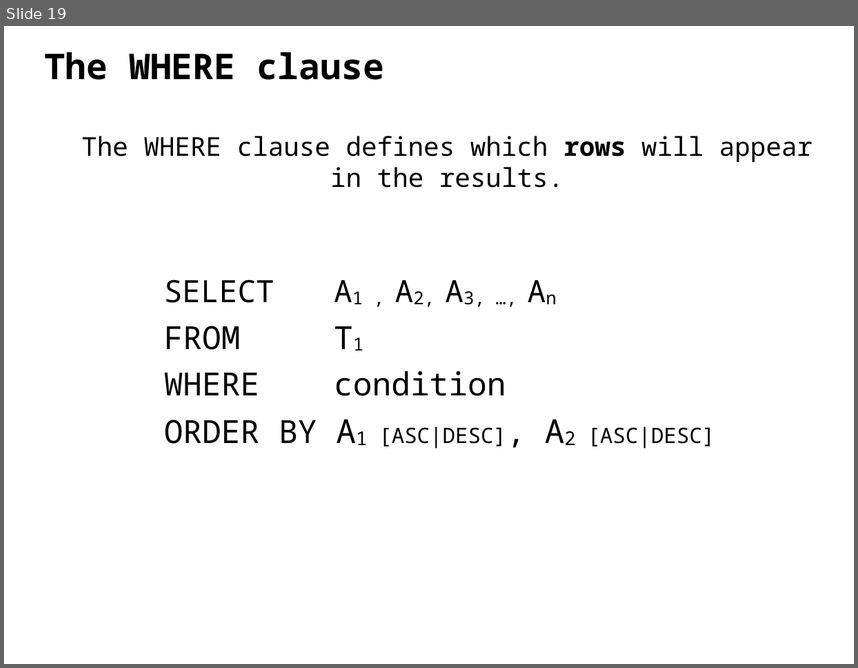
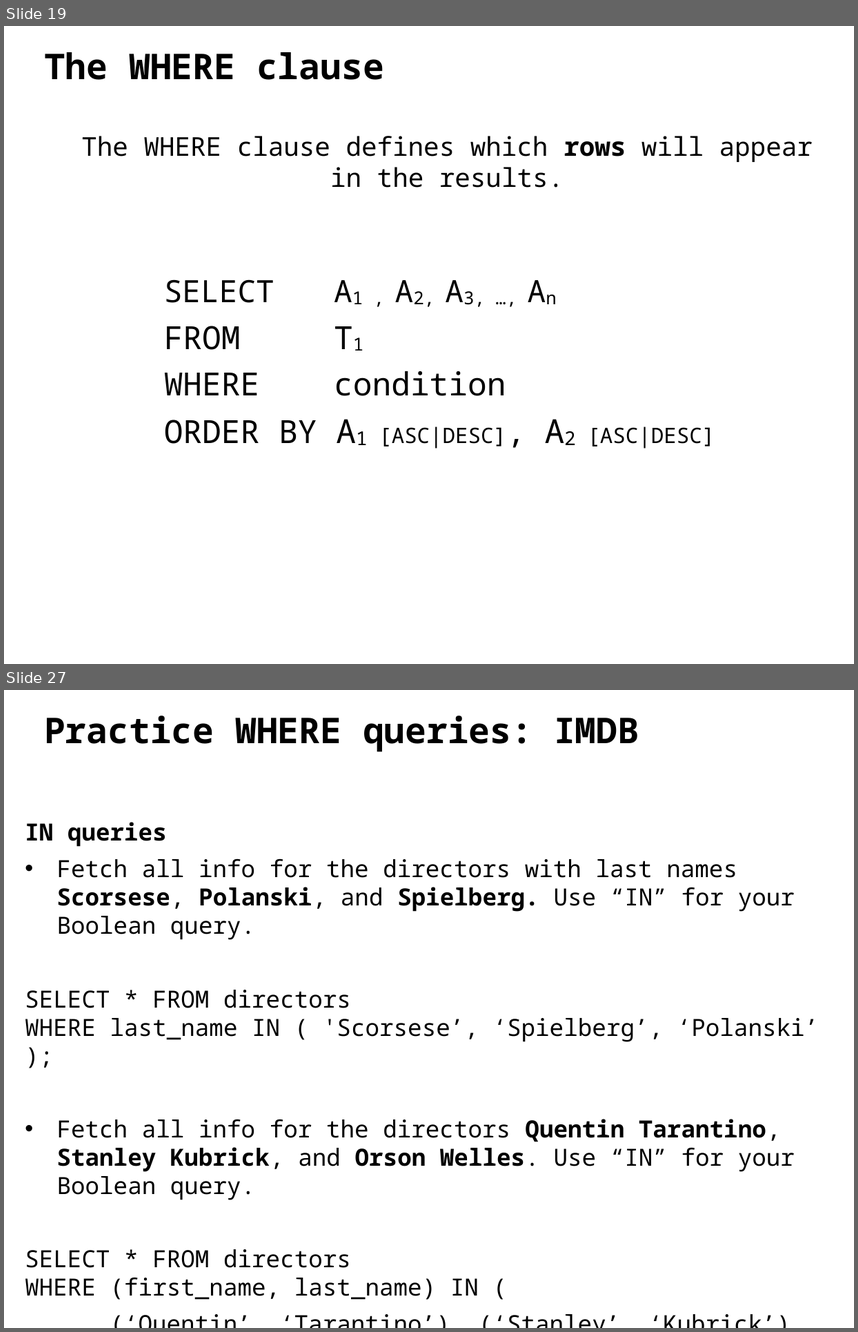
Before and after one commit to ipeirotis/introduction-to-databases, a slide deck: C-SQL.pptx. Shown one above the other, each under a label of ours: slide 19 before the commit, slides 19 and 27 after it; the slides between them are not shown. The pictures are 858x668 and 858x1332 pixels, drawn with LibreOffice and Linux fonts; fonts in the diff are those of the drawing. Boxes give left, top, right and bottom in pixels: in the first picture for what was removed or moved away, otherwise in the second. Text is boxed around its words. In the diff, an @@ line names an element or a change of style, - is before the commit and + after.

```diff
--- a/C-SQL.pptx
+++ b/C-SQL.pptx
@@ slide 27 added at <box>4,690,854,1328</box>, background #FFFFFF @@
@@ text added at <box>44,716,639,752</box>, 30 pt, text #000000, bold @@
+Practice WHERE queries: IMDB
@@ text added at <box>25,822,820,1299</box>, 20 pt, text #000000 @@
+IN queries
+• Fetch all info for the directors with last names Scorsese, Polanski, and Spielberg. Use “IN” for your Boolean query.
+SELECT * FROM directors
+WHERE last_name IN ( 'Scorsese’, ‘Spielberg’, ‘Polanski’ );
+• Fetch all info for the directors Quentin Tarantino, Stanley Kubrick, and Orson Welles. Use “IN” for your Boolean query.
+SELECT * FROM directors
+WHERE (first_name, last_name) IN (
+(‘Quentin’, ‘Tarantino’), (‘Stanley’, ‘Kubrick’), (‘Orson’, ‘Welles’)
+);
```
Also in this commit, not shown: 7 slides changed, 6 other slides added, 1 slide removed.
